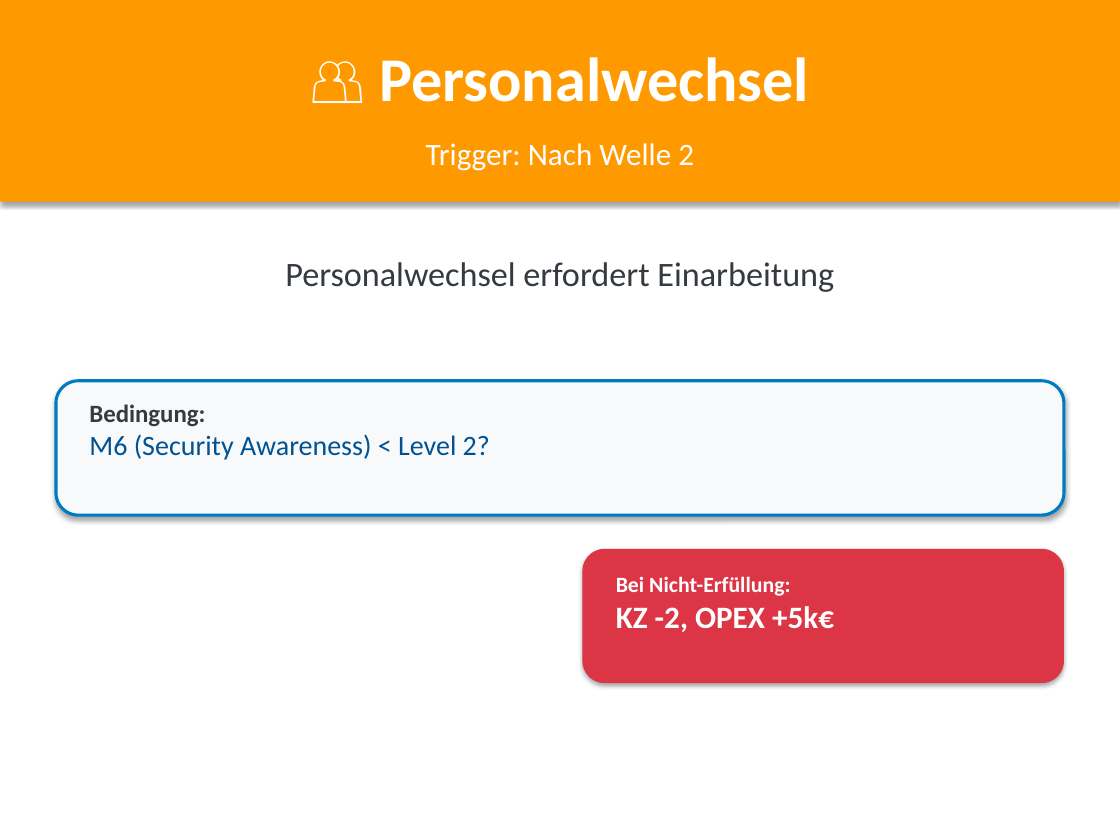
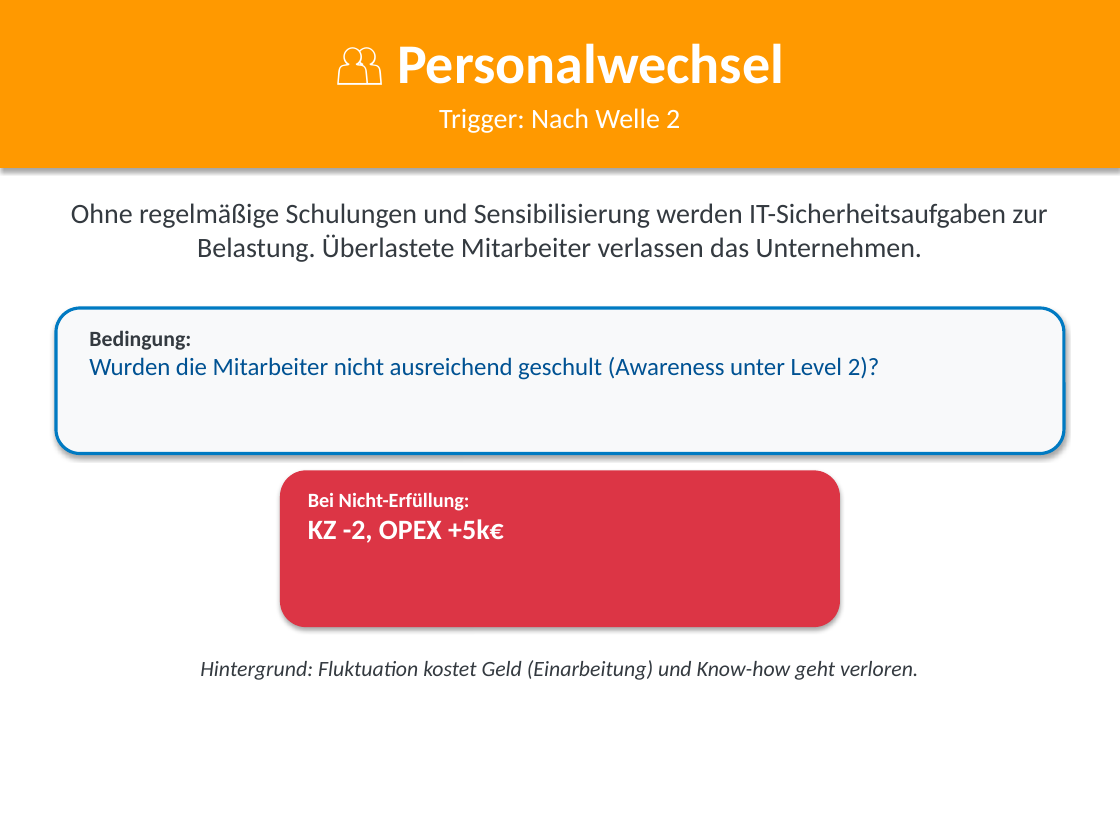
Before and after one commit to ClaudioSt/security-planspiel, a slide deck: slide 3 of pptx_output/Events.pptx. Drawn at 1120x840 pixels with LibreOffice and Linux fonts; fonts in the diff are those of the drawing. Boxes give left, top, right and bottom in pixels: in the first picture for what was removed or moved away, otherwise in the second. Text is boxed around its words. In the diff, an @@ line names an element or a change of style, - is before the commit and + after.

```diff
--- a/pptx_output/Events.pptx
+++ b/pptx_output/Events.pptx
@@ rectangle: place and size @@
-rectangle at (0,0,1120,202)
+rectangle at (0,0,1120,168)
@@ text "👥 Personalwechsel": place and size @@
-text "👥 Personalwechsel" at (379,57,809,102)
+text "👥 Personalwechsel" at (397,43,784,84)
@@ text "👥 Personalwechsel" at (397,43,784,84): size 40 to 36 pt @@
@@ text "Trigger: Nach Welle 2": place and size @@
-text "Trigger: Nach Welle 2" at (426,143,694,171)
+text "Trigger: Nach Welle 2" at (439,108,680,133)
@@ text "Trigger: Nach Welle 2" at (439,108,680,133): size 20 to 18 pt @@
@@ text at (71,203,1047,262): text changed; size 22 to 18 pt @@
-Personalwechsel erfordert Einarbeitung
+Ohne regelmäßige Schulungen und Sensibilisierung werden IT-Sicherheitsaufgaben zur Belastung. Überlastete Mitarbeiter verlassen das Unternehmen.
@@ rounded rectangle: place and size @@
-rounded rectangle at (56,381,1064,515)
+rounded rectangle at (56,308,1064,454)
@@ text "Bedingung:": place and size @@
-text "Bedingung:" at (89,404,490,460)
+text "Bedingung:" at (89,330,880,380)
@@ text at (89,357,880,380): text changed; size 18 to 16 pt @@
-M6 (Security Awareness) < Level 2?
+Wurden die Mitarbeiter nicht ausreichend geschult (Awareness unter Level 2)?
@@ text at (89,330,191,350): size 16 to 14 pt in "Bedingung:" @@
@@ rounded rectangle: place and size @@
-rounded rectangle at (582,549,1064,683)
+rounded rectangle at (280,470,840,627)
@@ text "Bei Nicht-Erfüllung:": place and size @@
-text "Bei Nicht-Erfüllung:" at (616,576,834,632)
+text "Bei Nicht-Erfüllung:" at (308,492,504,543)
@@ text "Bei Nicht-Erfüllung:" at (308,492,504,543): size 14 to 13 pt in "Bei Nicht-Erfüllung:"; size 20 to 18 pt in "KZ -2, OPEX +5k€" @@
@@ text added at (200,660,918,680), 14 pt, text #343A40, italic @@
+Hintergrund: Fluktuation kostet Geld (Einarbeitung) und Know-how geht verloren.
```
Also in this commit, not shown: 4 other slides changed, 2 other files.
